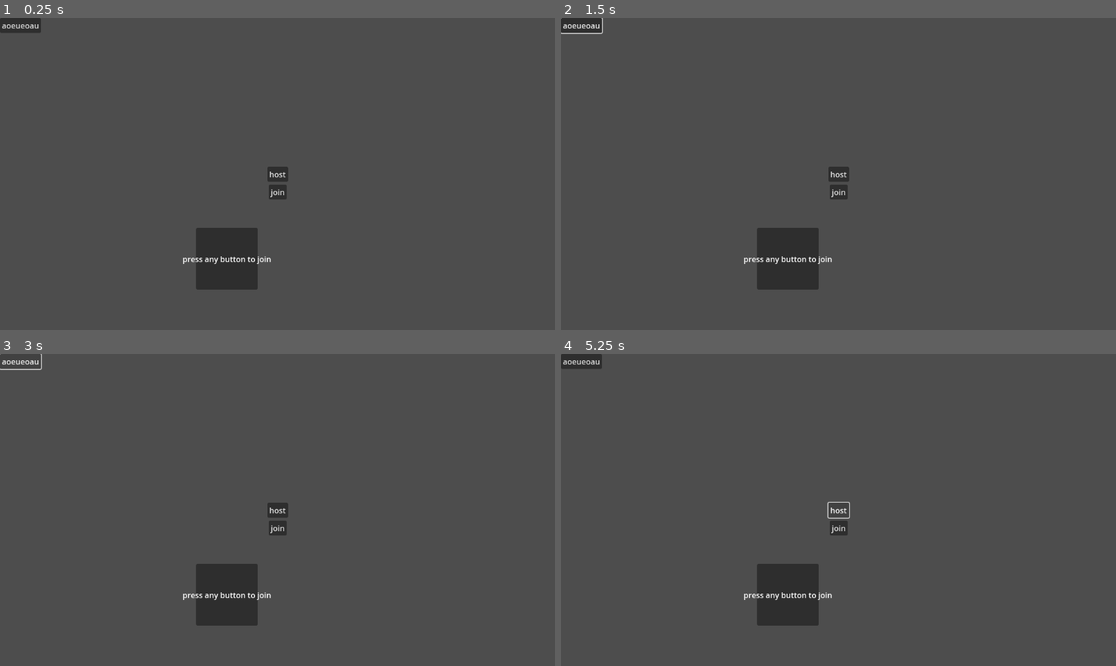
Above: before the commit, frames 1-4 (two rows, left to right).
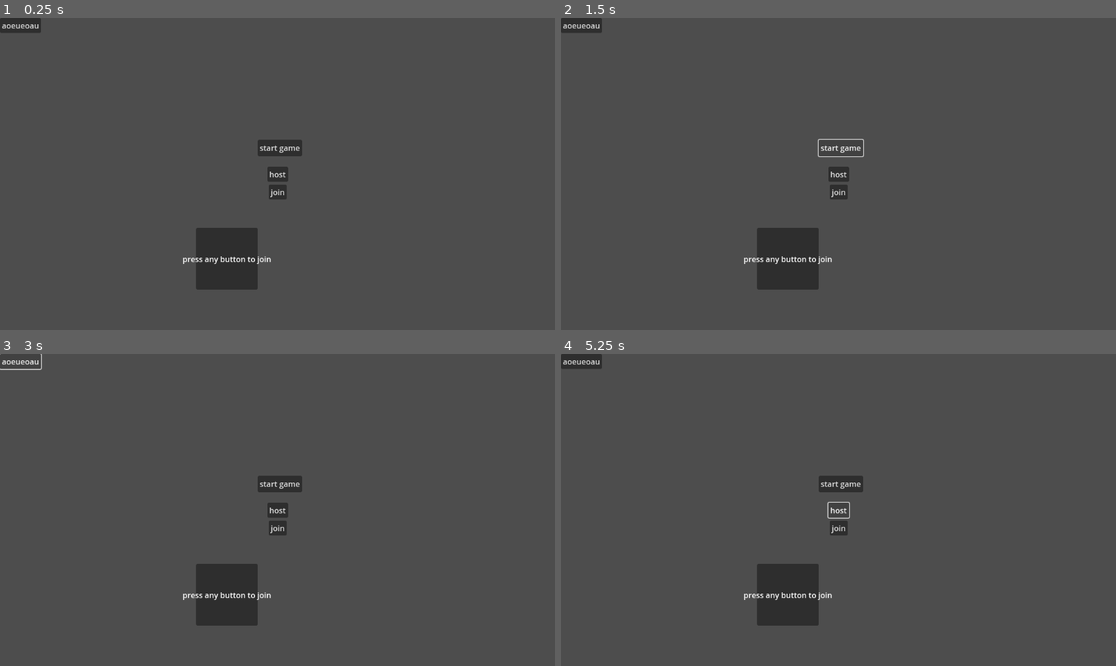
Above: after the commit, the same moments.

Repository: mikhail-shafigullin/boss-rush
Game: Godot game, scene res://tmp/lobby/scene_manager.tscn
Two runs of this game, one before a commit and one after it. Both use one fixed random seed, a clock stepped at 60 frames per second and the inputs below. Before the commit the project starts from res://tmp/test.tscn.
Inputs (mouse positions are in pixels of both pictures, inside the frame that each line leads up to):
- Up to frame 1 (0.25 s): no input
- Up to frame 2 (1.5 s): click "aoeueoau" at 0.5 s; click (838, 149) at 1.25 s, where only the run after the commit has a clickable "start game"
- Up to frame 3 (3 s): click (277, 485) at 2 s, where only the run after the commit has a clickable "start game"; click "aoeueoau" at 2.75 s
- Up to frame 4 (5.25 s): click "aoeueoau" at 3.5 s; click (838, 485) at 4.25 s, where only the run after the commit has a clickable "start game"; click "host" at 5 s

The runs differ from the first frame. In frame 1, 0.4% of the frame differs, in the area x 46-55%, y 38-45%; in frame 2, 0.2%; in frame 3, 0.4%; in frame 4, 0.4%.

Commit message:
scene manager

Diff:
--- a/project.godot
+++ b/project.godot
@@ -11,7 +11,7 @@
 [application]
 
 config/name="boss-rush-p"
-run/main_scene="uid://b5faqinydwlc3"
+run/main_scene="uid://cx4q6kwraju2l"
 config/features=PackedStringArray("4.4", "GL Compatibility")
 config/icon="uid://cekvoxy0w4lnw"
 
--- a/tmp/client.gd
+++ b/tmp/client.gd
@@ -54,13 +54,14 @@
 @rpc("any_peer", "call_local", "reliable")
 func _ctl_add_process(type: Controller.TYPE , id: int):
   if multiplayer.is_server() and not has_controller(type, id):
-    _controllers_counter += 1
-    assert(not controllers.keys().has(_controllers_counter))
-    spawner.spawn({
-      Controller.ID : _controllers_counter,
-      Controller.DEV_TYPE : type,
-      Controller.DEV_ID : id,
-    })
+    if Lobby.has_controller_slot():
+      _controllers_counter += 1
+      assert(not controllers.keys().has(_controllers_counter))
+      spawner.spawn({
+        Controller.ID : _controllers_counter,
+        Controller.DEV_TYPE : type,
+        Controller.DEV_ID : id,
+      })
 
 
 #spawner function
--- /dev/null
+++ b/tmp/game.tscn
@@ -0,0 +1,9 @@
+[gd_scene format=3 uid="uid://bltma4gasfpqr"]
+
+[node name="Game" type="Control"]
+layout_mode = 3
+anchors_preset = 15
+anchor_right = 1.0
+anchor_bottom = 1.0
+grow_horizontal = 2
+grow_vertical = 2
--- a/tmp/lobby.gd
+++ b/tmp/lobby.gd
@@ -3,6 +3,17 @@
 enum
 {
   CLIENT_ID = 0,
+}
+
+enum SCENE
+{
+  LOBBY,
+  GAME,
+}
+
+const _scenes: Dictionary[SCENE, PackedScene] = {
+  SCENE.LOBBY : preload("res://tmp/lobby_scene.tscn"),
+  SCENE.GAME : preload("res://tmp/game.tscn"),
 }
 
 signal connected
@@ -22,8 +33,30 @@
 var spawner: MultiplayerSpawner
 
 var active: bool = false
+var running: bool = false
+
+var scene_manager: SceneManager = null
+
+@rpc("authority", "call_local", "reliable")
+func change_scene(scene: SCENE):
+  assert(scene_manager)
+  scene_manager.change_scene(_scenes[scene])
+
+
+func start_game() -> bool:
+  if is_multiplayer_authority():
+    if active and not running:
+      running = true
+      change_scene.rpc(SCENE.GAME)
+      return true
+  else:
+    push_warning("only host can start the game")
+
+  return false
 
 func has_controller_slot():
+  # if multiplayer.is_server(): # test
+  #   return get_controllers().size() < 2
   return get_controllers().size() < MAX_CONTROLLERS
 
 func get_controllers() -> Array[Controller]:
--- /dev/null
+++ b/tmp/lobby/scene_manager.gd
@@ -0,0 +1,18 @@
+class_name SceneManager
+extends Control
+
+var _active_scene: Node = null
+
+
+func _ready() -> void:
+    change_scene(Lobby._scenes[Lobby.SCENE.LOBBY])
+    Lobby.scene_manager = self
+
+
+func change_scene(scene_res: PackedScene):
+    if _active_scene:
+        _active_scene.queue_free()
+
+    var scene: Node = scene_res.instantiate()
+    add_child(scene, true)
+    _active_scene = scene
--- /dev/null
+++ b/tmp/lobby/scene_manager.tscn
@@ -0,0 +1,12 @@
+[gd_scene load_steps=2 format=3 uid="uid://cx4q6kwraju2l"]
+
+[ext_resource type="Script" uid="uid://bj557cv6ihppc" path="res://tmp/lobby/scene_manager.gd" id="1_xppbk"]
+
+[node name="SceneManager" type="Control"]
+layout_mode = 3
+anchors_preset = 15
+anchor_right = 1.0
+anchor_bottom = 1.0
+grow_horizontal = 2
+grow_vertical = 2
+script = ExtResource("1_xppbk")
--- a/tmp/test.gd
+++ b/tmp/lobby_scene.gd
@@ -11,3 +11,7 @@
 
 func _on_button_pressed() -> void:
   Lobby.reset()
+
+
+func _on_start_button_pressed() -> void:
+  Lobby.start_game()
--- a/tmp/test.tscn
+++ b/tmp/lobby_scene.tscn
@@ -1,17 +1,17 @@
 [gd_scene load_steps=4 format=3 uid="uid://b5faqinydwlc3"]
 
-[ext_resource type="Script" uid="uid://bh1x22w3ld4gd" path="res://tmp/test.gd" id="1_owemx"]
-[ext_resource type="PackedScene" uid="uid://ipisefss810m" path="res://tmp/lobby/client_list.tscn" id="2_lopwu"]
-[ext_resource type="PackedScene" uid="uid://dlunmak11jgfv" path="res://tmp/lobby/controller_list.tscn" id="3_sgvlb"]
+[ext_resource type="Script" uid="uid://bh1x22w3ld4gd" path="res://tmp/lobby_scene.gd" id="1_m52pt"]
+[ext_resource type="PackedScene" uid="uid://ipisefss810m" path="res://tmp/lobby/client_list.tscn" id="2_jd53g"]
+[ext_resource type="PackedScene" uid="uid://dlunmak11jgfv" path="res://tmp/lobby/controller_list.tscn" id="3_64utb"]
 
-[node name="Test" type="Control"]
+[node name="LobbyScene" type="Control"]
 layout_mode = 3
 anchors_preset = 15
 anchor_right = 1.0
 anchor_bottom = 1.0
 grow_horizontal = 2
 grow_vertical = 2
-script = ExtResource("1_owemx")
+script = ExtResource("1_m52pt")
 
 [node name="Clients" type="Node" parent="."]
 
@@ -60,13 +60,29 @@
 anchor_bottom = 0.695988
 metadata/_edit_use_anchors_ = true
 
-[node name="ControllerList" parent="." instance=ExtResource("3_sgvlb")]
+[node name="ControllerList" parent="." instance=ExtResource("3_64utb")]
 layout_mode = 1
 offset_left = 407.0
 offset_top = 436.0
 offset_right = -383.0
 offset_bottom = -84.0
 
+[node name="StartButton" type="Button" parent="."]
+layout_mode = 1
+anchors_preset = 8
+anchor_left = 0.5
+anchor_top = 0.5
+anchor_right = 0.5
+anchor_bottom = 0.5
+offset_left = -39.0
+offset_top = -71.0
+offset_right = 48.0
+offset_bottom = -37.0
+grow_horizontal = 2
+grow_vertical = 2
+text = "start game"
+
 [connection signal="pressed" from="JoinButton" to="." method="_on_join_button_pressed"]
 [connection signal="pressed" from="HostButton" to="." method="_on_host_button_pressed"]
 [connection signal="pressed" from="Button" to="." method="_on_button_pressed"]
+[connection signal="pressed" from="StartButton" to="." method="_on_start_button_pressed"]
Not shown, added: tmp/lobby/scene_manager.gd.uid
Renamed: tmp/test.gd.uid -> tmp/lobby_scene.gd.uid
Not shown: 1 places in tmp/lobby_scene.tscn that only renumber resources
